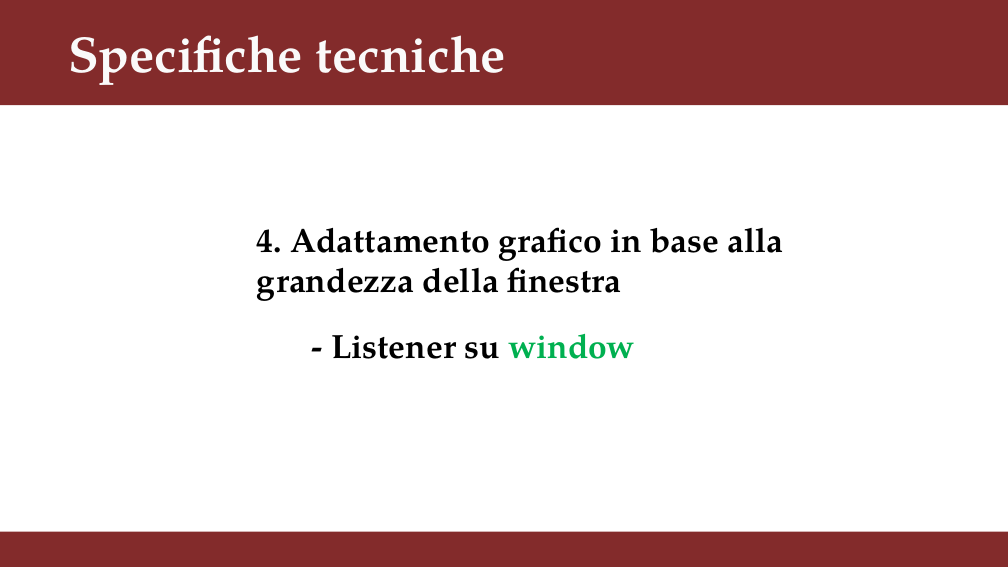
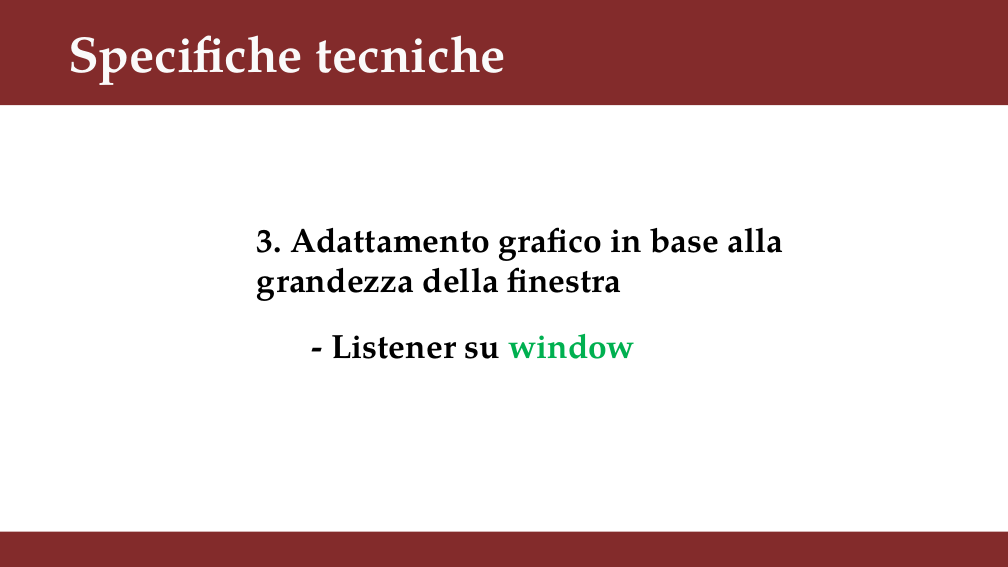
Before and after one commit to giovannipacelli2/Counter, a slide deck: slide 10 of assets/presentation/Presentazione_Counter.pptx (slide 11 before the commit). Drawn at 1008x567 pixels with LibreOffice and Linux fonts; fonts in the diff are those of the drawing. Boxes give left, top, right and bottom in pixels: in the first picture for what was removed or moved away, otherwise in the second. Text is boxed around its words. In the diff, an @@ line names an element or a change of style, - is before the commit and + after.

```diff
--- a/assets/presentation/Presentazione_Counter.pptx
+++ b/assets/presentation/Presentazione_Counter.pptx
@@ text at [257,227,784,301]: text changed @@
-4. Adattamento grafico in base alla grandezza della finestra
+3. Adattamento grafico in base alla grandezza della finestra
```
Also in this commit, not shown: 1 other slide changed, 1 slide removed, 1 other file.
